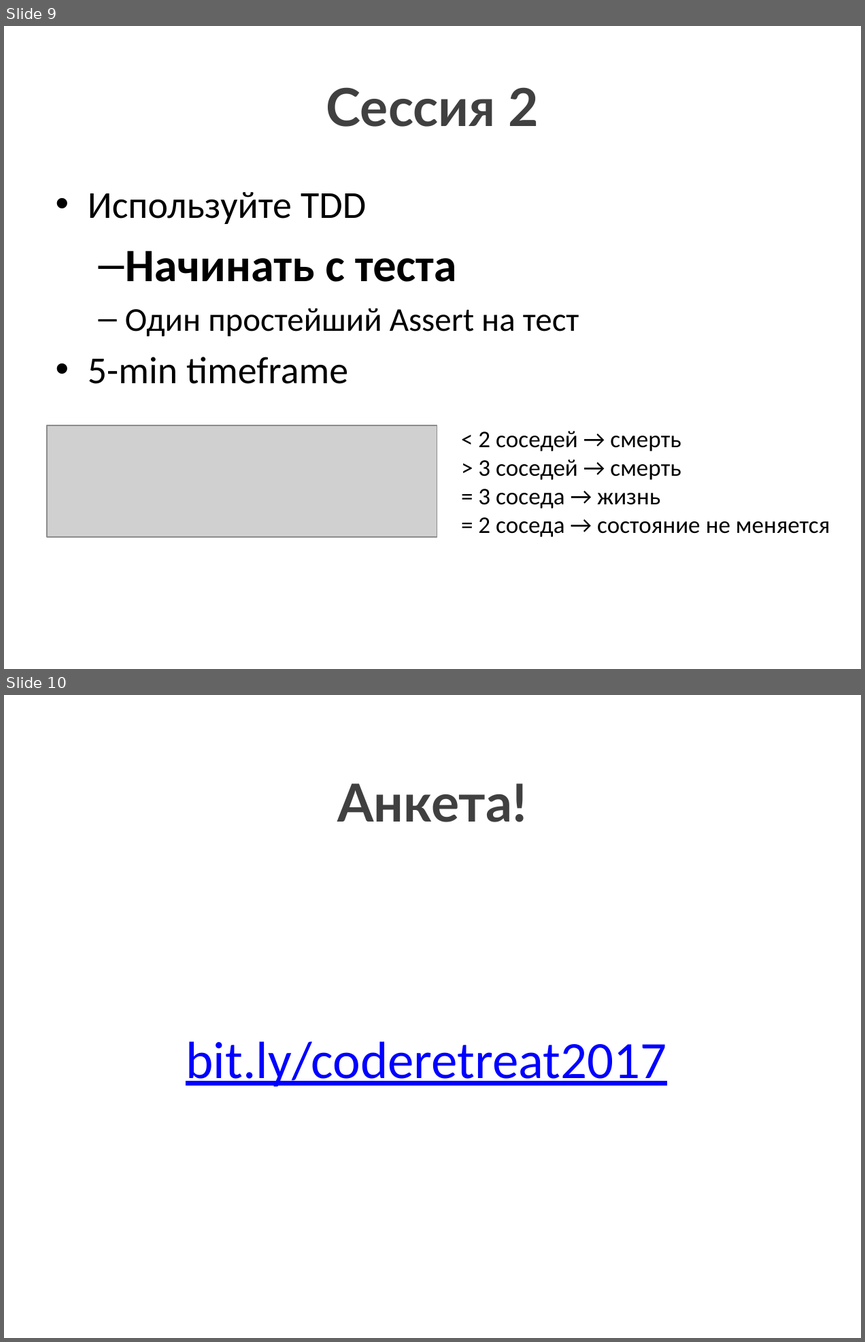
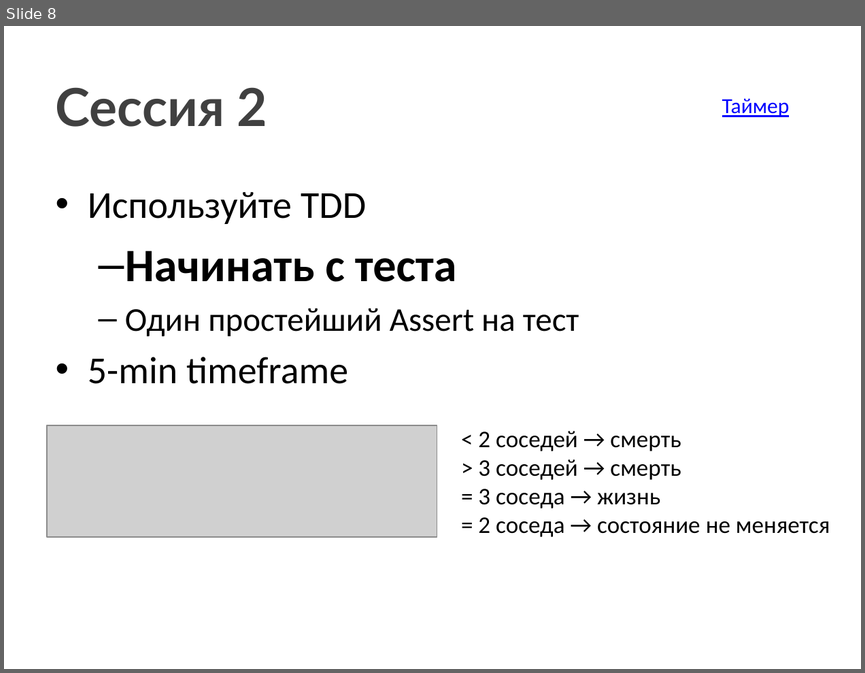
Before and after one commit to xoposhiy/xoposhiy.github.io, a slide deck: coderetreat/CodeRetreat.pptx. Shown one above the other, each under a label of ours: slides 9 and 10 before the commit, slide 8 after it. The pictures are 865x1342 and 865x673 pixels, drawn with LibreOffice and Linux fonts; fonts in the diff are those of the drawing; grey boxes stand for pictures. Boxes give left, top, right and bottom in pixels: in the first picture for what was removed or moved away, otherwise in the second. Text is boxed around its words. In the diff, an @@ line names an element or a change of style, - is before the commit and + after.

Commit message:
improved coderetreat

```diff
--- a/coderetreat/CodeRetreat.pptx
+++ b/coderetreat/CodeRetreat.pptx
@@ slide 10 removed at (4,695,861,1338), background #FFFFFF @@
@@ title removed at (338,783,527,822) @@
-Анкета!
@@ text removed at (186,1041,666,1087) @@
-bit.ly/coderetreat2017
@@ what was slide 9 is now slide 8 @@
@@ slide 8 changed as well @@
@@ title "Сессия 2" at (56,87,268,127): alignment centre to left @@
@@ text added at (722,98,789,117), 18 pt, text #0000FF, underline @@
+Таймер
```
Also in this commit, not shown: 8 other slides changed, 1 slide added, 4 other slides removed, 4 other files.
